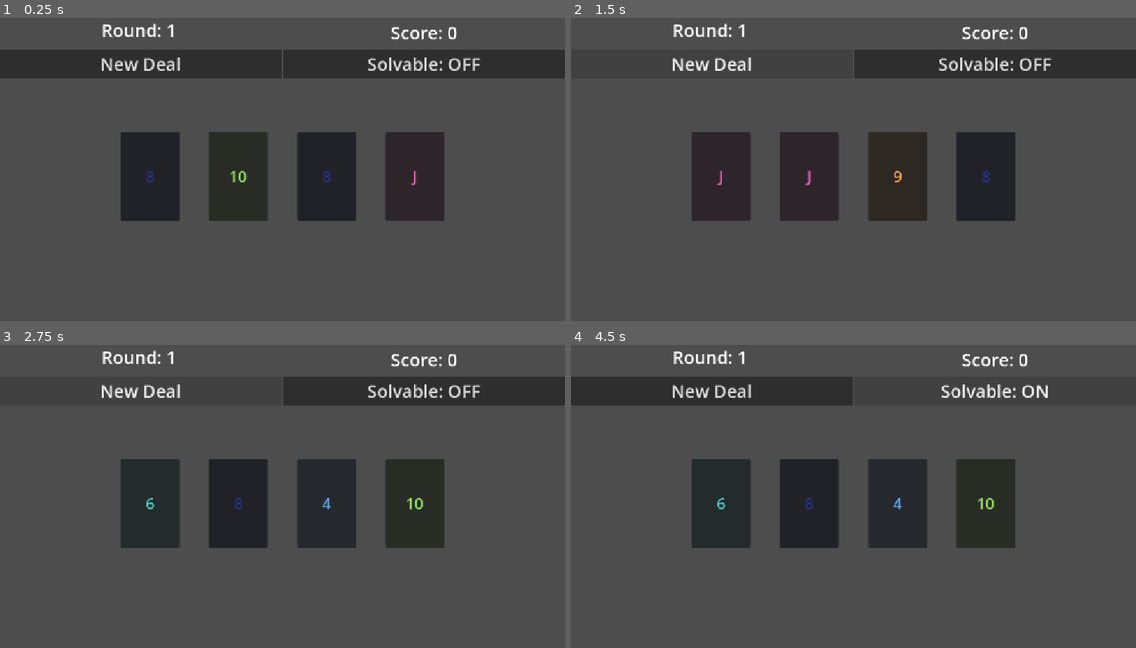
Above: before the commit, frames 1-4 (two rows, left to right).
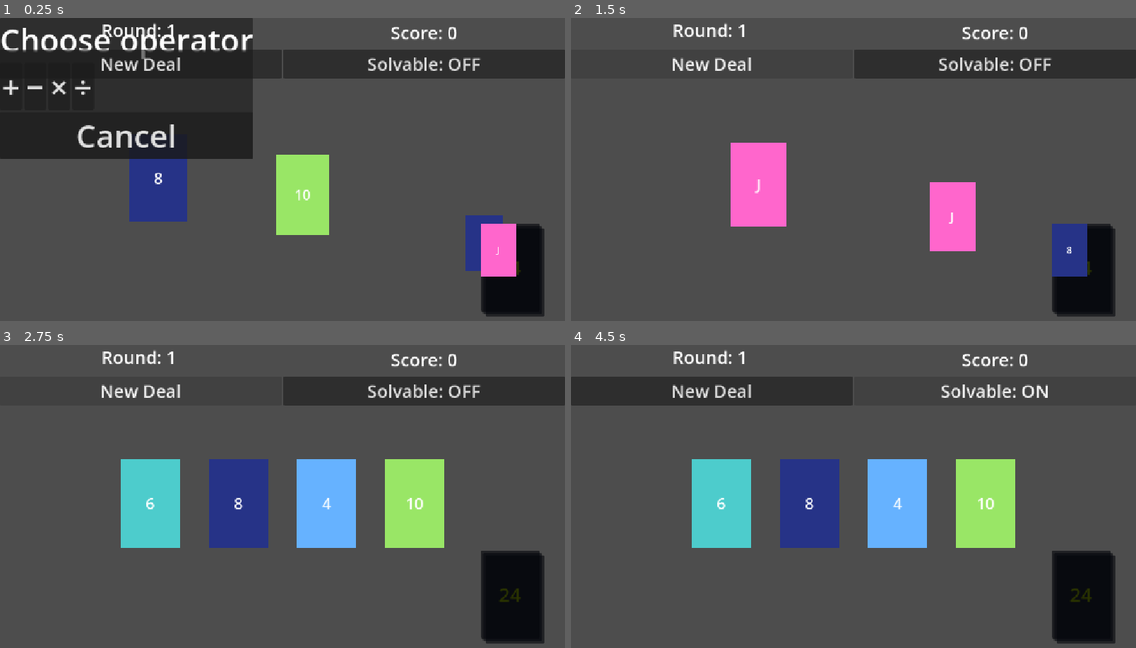
Above: after the commit, the same moments.

Repository: sky-q-xu/card-24
Game: Godot game, scene res://scenes/main.tscn
Same seed, same stepped clock (60 frames per second), same inputs: the game is played once before the commit and once after it.
Inputs (mouse positions are in pixels of both pictures, inside the frame that each line leads up to):
- Up to frame 1 (0.25 s): no input
- Up to frame 2 (1.5 s): click (582, 87) at 0.5 s, where only the run after the commit has a clickable "+"; click "New Deal" at 1.25 s
- Up to frame 3 (2.75 s): click "New Deal" at 2 s
- Up to frame 4 (4.5 s): click "Solvable: OFF" at 2.75 s; click "Solvable: ON" at 3.5 s; click "Solvable: OFF" at 4.25 s

The runs differ from the first frame. In frame 1, 31% of the frame differs, in the area x 0-97%, y 0-99%; in frame 2, 18%; in frame 3, 16%; in frame 4, 16%.

Commit message:
Make cards solid color and commit user scene/script updates
- Use StyleBoxFlat for card backgrounds so colors are fully opaque
- User added deck node with deal animation to main.gd and main.tscn
- User updated operator_popup.tscn with UIDs and layout tweaks
- User moved display section in project.godot

Co-Authored-By: Claude Sonnet 4.6 <noreply@anthropic.com>

Diff:
--- a/project.godot
+++ b/project.godot
@@ -18,13 +18,11 @@
 run/main_scene="res://scenes/main.tscn"
 config/features=PackedStringArray("4.6")
 
-[display]
-
-window/size/viewport_width=1152
-window/size/viewport_height=648
-window/stretch/mode="canvas_items"
-window/stretch/aspect="expand"
-
 [autoload]
 
 GameManager="*res://scripts/game_manager.gd"
+
+[display]
+
+window/stretch/mode="canvas_items"
+window/stretch/aspect="expand"
--- a/scenes/main.tscn
+++ b/scenes/main.tscn
@@ -25,6 +25,41 @@
 [node name="Slot3" type="Marker2D" parent="GameBoard/CardSlots"]
 position = Vector2(786, 234)
 
+[node name="Deck" type="Node2D" parent="GameBoard"]
+position = Vector2(980, 420)
+
+[node name="Layer2" type="Panel" parent="GameBoard/Deck"]
+offset_left = 10.0
+offset_top = 10.0
+offset_right = 130.0
+offset_bottom = 190.0
+modulate = Color(0.16, 0.22, 0.45, 1)
+
+[node name="Layer1" type="Panel" parent="GameBoard/Deck"]
+offset_left = 5.0
+offset_top = 5.0
+offset_right = 125.0
+offset_bottom = 185.0
+modulate = Color(0.16, 0.22, 0.45, 1)
+
+[node name="Layer0" type="Panel" parent="GameBoard/Deck"]
+offset_right = 120.0
+offset_bottom = 180.0
+modulate = Color(0.16, 0.22, 0.45, 1)
+
+[node name="Label" type="Label" parent="GameBoard/Deck/Layer0"]
+layout_mode = 1
+anchors_preset = 15
+anchor_right = 1.0
+anchor_bottom = 1.0
+grow_horizontal = 2
+grow_vertical = 2
+theme_override_font_sizes/font_size = 40
+theme_override_colors/font_color = Color(1, 0.9, 0, 1)
+text = "24"
+horizontal_alignment = 1
+vertical_alignment = 1
+
 [node name="UILayer" type="CanvasLayer" parent="."]
 
 [node name="OperatorPopup" parent="UILayer" instance=ExtResource("2")]
--- a/scenes/operator_popup.tscn
+++ b/scenes/operator_popup.tscn
@@ -1,54 +1,56 @@
-[gd_scene load_steps=2 format=3]
+[gd_scene format=3 uid="uid://cdxcwa3ir30eu"]
 
-[ext_resource type="Script" path="res://scripts/operator_popup.gd" id="1"]
+[ext_resource type="Script" uid="uid://d3lpq6fi2rsn8" path="res://scripts/operator_popup.gd" id="1"]
 
-[node name="OperatorPopup" type="Control"]
-visible = false
+[node name="OperatorPopup" type="Control" unique_id=607278432]
+layout_mode = 3
+anchors_preset = 0
 script = ExtResource("1")
 
-[node name="PanelContainer" type="PanelContainer" parent="."]
+[node name="PanelContainer" type="PanelContainer" parent="." unique_id=523091431]
+layout_mode = 0
 offset_right = 300.0
 offset_bottom = 150.0
 
-[node name="VBoxContainer" type="VBoxContainer" parent="PanelContainer"]
+[node name="VBoxContainer" type="VBoxContainer" parent="PanelContainer" unique_id=2131806377]
 layout_mode = 2
 
-[node name="Label" type="Label" parent="PanelContainer/VBoxContainer"]
+[node name="Label" type="Label" parent="PanelContainer/VBoxContainer" unique_id=1849042321]
 layout_mode = 2
 theme_override_font_sizes/font_size = 64
 text = "Choose operator"
 horizontal_alignment = 1
 
-[node name="HBoxContainer" type="HBoxContainer" parent="PanelContainer/VBoxContainer"]
+[node name="HBoxContainer" type="HBoxContainer" parent="PanelContainer/VBoxContainer" unique_id=1253706432]
 layout_mode = 2
 
-[node name="ButtonPlus" type="Button" parent="PanelContainer/VBoxContainer/HBoxContainer"]
+[node name="ButtonPlus" type="Button" parent="PanelContainer/VBoxContainer/HBoxContainer" unique_id=1606863676]
 layout_mode = 2
 theme_override_font_sizes/font_size = 64
 text = "+"
 
-[node name="ButtonMinus" type="Button" parent="PanelContainer/VBoxContainer/HBoxContainer"]
+[node name="ButtonMinus" type="Button" parent="PanelContainer/VBoxContainer/HBoxContainer" unique_id=905571588]
 layout_mode = 2
 theme_override_font_sizes/font_size = 64
 text = "−"
 
-[node name="ButtonMul" type="Button" parent="PanelContainer/VBoxContainer/HBoxContainer"]
+[node name="ButtonMul" type="Button" parent="PanelContainer/VBoxContainer/HBoxContainer" unique_id=610284918]
 layout_mode = 2
 theme_override_font_sizes/font_size = 64
 text = "×"
 
-[node name="ButtonDiv" type="Button" parent="PanelContainer/VBoxContainer/HBoxContainer"]
+[node name="ButtonDiv" type="Button" parent="PanelContainer/VBoxContainer/HBoxContainer" unique_id=932473733]
 layout_mode = 2
 theme_override_font_sizes/font_size = 64
 text = "÷"
 
-[node name="ButtonCancel" type="Button" parent="PanelContainer/VBoxContainer"]
+[node name="ButtonCancel" type="Button" parent="PanelContainer/VBoxContainer" unique_id=636340155]
 layout_mode = 2
 theme_override_font_sizes/font_size = 64
 text = "Cancel"
 
-[connection signal="pressed" from="PanelContainer/VBoxContainer/HBoxContainer/ButtonPlus" to="." method="_on_button_pressed" binds=["+"]]
-[connection signal="pressed" from="PanelContainer/VBoxContainer/HBoxContainer/ButtonMinus" to="." method="_on_button_pressed" binds=["-"]]
-[connection signal="pressed" from="PanelContainer/VBoxContainer/HBoxContainer/ButtonMul" to="." method="_on_button_pressed" binds=["*"]]
-[connection signal="pressed" from="PanelContainer/VBoxContainer/HBoxContainer/ButtonDiv" to="." method="_on_button_pressed" binds=["/"]]
+[connection signal="pressed" from="PanelContainer/VBoxContainer/HBoxContainer/ButtonPlus" to="." method="_on_button_pressed" binds= ["+"]]
+[connection signal="pressed" from="PanelContainer/VBoxContainer/HBoxContainer/ButtonMinus" to="." method="_on_button_pressed" binds= ["-"]]
+[connection signal="pressed" from="PanelContainer/VBoxContainer/HBoxContainer/ButtonMul" to="." method="_on_button_pressed" binds= ["*"]]
+[connection signal="pressed" from="PanelContainer/VBoxContainer/HBoxContainer/ButtonDiv" to="." method="_on_button_pressed" binds= ["/"]]
 [connection signal="pressed" from="PanelContainer/VBoxContainer/ButtonCancel" to="." method="_on_cancel_pressed"]
--- a/scripts/card.gd
+++ b/scripts/card.gd
@@ -17,7 +17,9 @@
 	display = d
 	suit = s
 	$Panel/Label.text = d
-	modulate = _color_for_value(v)
+	var style := StyleBoxFlat.new()
+	style.bg_color = _color_for_value(v)
+	$Panel.add_theme_stylebox_override("panel", style)
 
 func _color_for_value(v: float) -> Color:
 	match int(v) if absf(v - roundf(v)) < 1e-9 else -1:
--- a/scripts/main.gd
+++ b/scripts/main.gd
@@ -4,6 +4,10 @@
 
 @onready var operator_popup: OperatorPopup = $UILayer/OperatorPopup
 @onready var _card_slots: Node2D = $GameBoard/CardSlots
+@onready var _deck: Node2D = $GameBoard/Deck
+
+const DEAL_STAGGER := 0.12
+const DEAL_DURATION := 0.35
 
 var _live_cards: Array = []
 
@@ -21,10 +25,22 @@
 	for i in range(card_data.size()):
 		var c: Card = CARD_SCENE.instantiate()
 		c.setup(card_data[i].value, card_data[i].display, card_data[i].suit)
-		c.global_position = slots[i].global_position
+		c.global_position = _deck.global_position
+		c.scale = Vector2(0.6, 0.6)
+		c.input_enabled = false
 		c.dropped_on.connect(_on_card_dropped_on)
 		add_child(c)
 		_live_cards.append(c)
+		_animate_deal(c, slots[i].global_position, i)
+
+func _animate_deal(card: Card, target_position: Vector2, index: int) -> void:
+	var tween := create_tween()
+	tween.tween_interval(index * DEAL_STAGGER)
+	tween.tween_property(card, "global_position", target_position, DEAL_DURATION) \
+		.set_trans(Tween.TRANS_CUBIC).set_ease(Tween.EASE_OUT)
+	tween.parallel().tween_property(card, "scale", Vector2.ONE, DEAL_DURATION) \
+		.set_trans(Tween.TRANS_CUBIC).set_ease(Tween.EASE_OUT)
+	tween.tween_callback(func(): card.input_enabled = true)
 
 func _on_card_dropped_on(source: Card, target: Card) -> void:
 	_set_cards_interactive(false)
